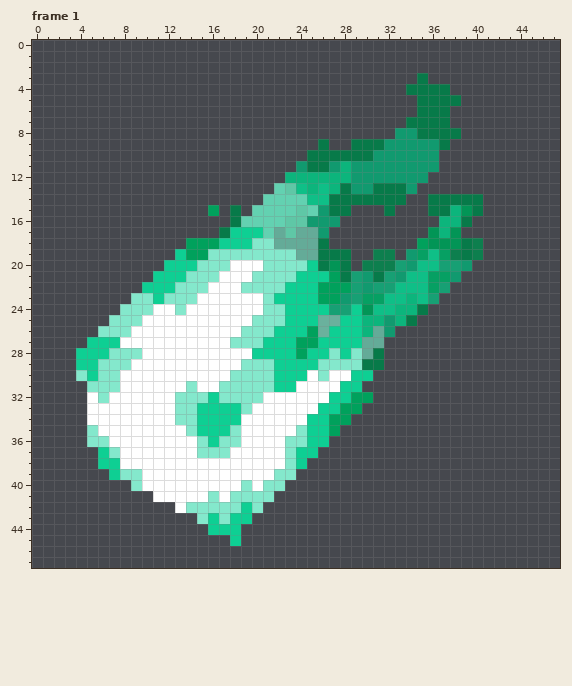
Animated GIF sprite -- site/img/mcc/cos/accessories/FireFistSoul.gif. The picture above was drawn from the file before the commit.
The file is 48x48 pixels. Colours within 5 levels of each other are drawn and written as one. Shown: frame 1. The commit also changed other frames, which this record leaves out.
And afterwards:
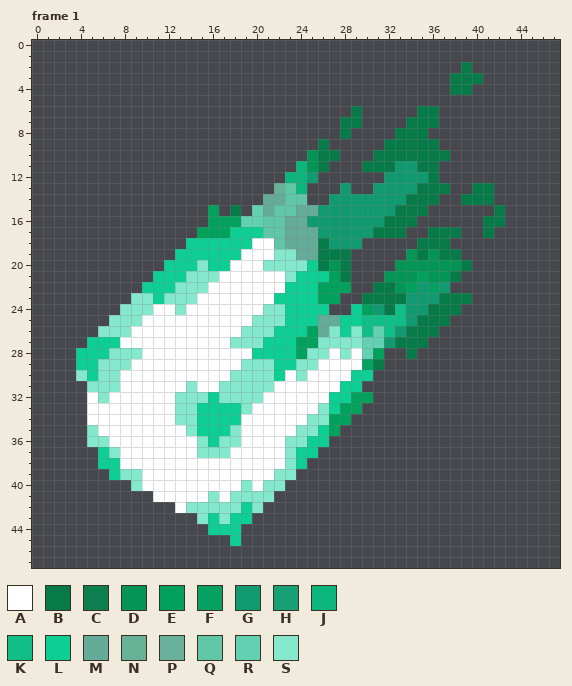
Palette (. is transparent): A #ffffff  B #077a49  C #0d7f4e  D #029556  E #00a15c  F #06a063  G #119a6f  H #17a074  J #0cb57c  K #0fbf87  L #0ecf93  M #64ab98  N #67b197  P #6ab19d  Q #5fc7a6  R #63d1b1  S #84e8cc
Change:
Frame 1:
y 2: x 39 . -> B
y 3: x 35 B -> .; x 38..40 ... -> BBB
y 4: x 34..39 BBBB.. -> ....BB
y 5: x 35..38 BBBB -> ....
y 6: x 29 . -> B; x 37 B -> .
y 7: x 28..29 .. -> BB; x 37 B -> .
y 8: x 28 . -> B; x 33..34 GG -> BB; x 36..38 BBB -> ...
y 9: x 29..37 BBBGGGGGB -> ...BBBBB.
y 10: x 25 B -> D; x 28..37 BBBGGGGGG. -> ...BBBBBBB
y 11: x 24..25 GB -> JD; x 27..32 GJGGGG -> ...BBB; x 35..36 GG -> BB
y 12: x 25..31 JJJJGGG -> G......; x 36 . -> B
y 13: x 22 R -> N; x 24..33 KJKJBGGBBB -> J...G..GGG; x 35..37 ... -> BBB; x 40..41 .. -> BB
y 14: x 21..35 RRRRKKBBBBBBB.. -> MMQQ..GGGGGGGBB; x 37..38 BB -> ..; x 41 . -> B
y 15: x 21..25 RRRQR -> MQQMM; x 27..40 BB...B...BBJDB -> GGGGGGBBB.....; x 42 . -> B
y 16: x 16..18 ..B -> EEE; x 21..24 RRQQ -> QQMM; x 28..34 ....... -> GGGGBBB; x 37..39 JJB -> ...; x 41..42 .. -> BB
y 17: x 15..17 ..B -> EEE; x 21..23 RMQ -> QQM; x 27..33 ....... -> GGGGBBB; x 36..38 DJD -> BBB; x 41 . -> B
y 18: x 14..16 EEE -> LLL; x 20..22 SSM -> AAQ; x 27..29 ... -> GGG; x 35..40 EDDDBC -> BBB...
y 19: x 14..21 EESSSSSS -> LLLLLAAA; x 31..32 CC -> ..; x 34..40 GFKFCBC -> DBDBB..
y 20: x 16..17 SS -> LL; x 30..39 CCCHGKKHHG -> ...DDDDDDB
y 21: x 20..22 SSS -> AAA; x 29..38 HGBHGKKFFG -> ...DDDEDDB
y 22: x 19..22 SSSS -> AAAA; x 29..35 HGHHKKK -> ..BBDEG; x 37 H -> G
y 23: x 21 S -> A; x 28..39 GHFFKKJKH... -> ..BBBBGGGBBB
y 24: x 27..28 HH -> ..; x 30..38 DKKJJB... -> EGBKGGBBB
y 25: x 26..27 PP -> MM; x 30..37 JJGJB... -> KKKKGBBB
y 26: x 26..27 PL -> MS; x 29..36 LJMG.... -> SKRKGBBB
y 27: x 26..35 LLLLMM.... -> SSSSRRGBBB
y 28: x 25..31 LLSLSMB -> SSASARE; x 34 . -> B
y 29: x 24..30 LLSSSSB -> SSAAAAF
y 30: x 23..24 LL -> AS; x 26 S -> A
y 31: x 22..23 LL -> AA
y 33: x 26 L -> S
y 34: x 25..26 LL -> SS
y 35: x 25 L -> S
Changed places in both pictures, as pixel boxes (x1, y1, x2, y2):
changed: (186, 62, 505, 436)
